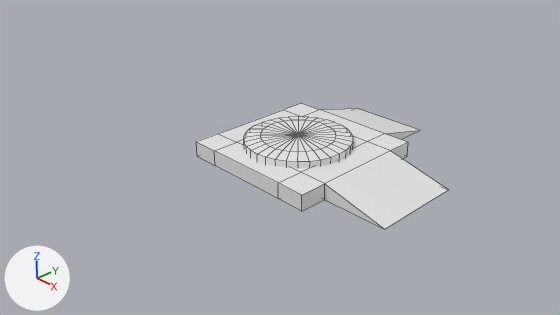
The Blender file Assets/Resources/Temple/BlenderText/Blender/SpawnPoint.blend, before and after one commit.
One viewpoint serves both versions: the file's camera 'Camera'. Every picture has the same lights, and +X, +Y and +Z are marked at lower left. Mesh edges are drawn as thin lines.
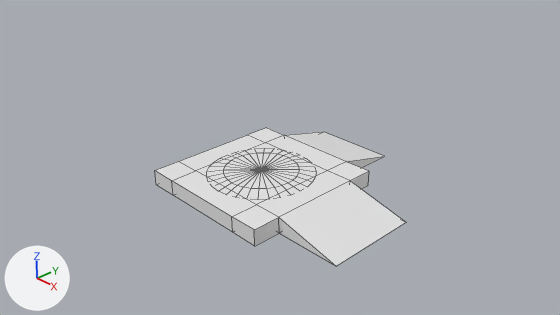
The change, as a list of edits to the scene's bpy script:
```text
Change me_cylinder_001:
    where me_cylinder_001.from_pydata(...)  # 99 vertices, 128 faces, 1 loose edge; spans x -0.76..1.24, y -0.29..1.71, z 0.43..0.89
    used by ob_cylinder; location = (0.0, 0.0, 0.0); scale = (1.0, 1.0, 0.812)
    me_cylinder_001 part 1: the whole mesh is moved by (-0.24, -0.71, -0.68)
Change ob_cube:
    ob_cube.location: (0.26, 0.78, 0.41) -> (0.0, 0.0, 0.0)
```

Changed parts and their boxes [x1, y1, x2, y2] in the pictures (560 x 315 px):
'Cube', moved: before [196, 103, 448, 229]; after [155, 128, 406, 266]
'Cylinder', mesh moved: before [244, 116, 353, 168]; after [216, 151, 307, 194]
